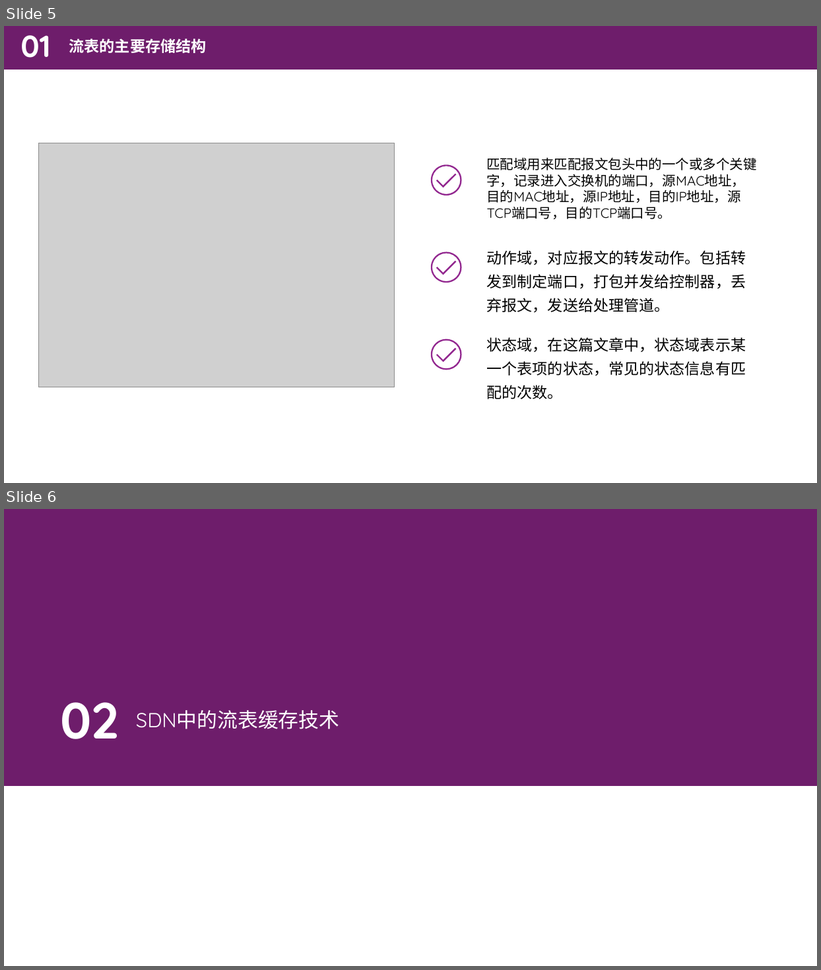
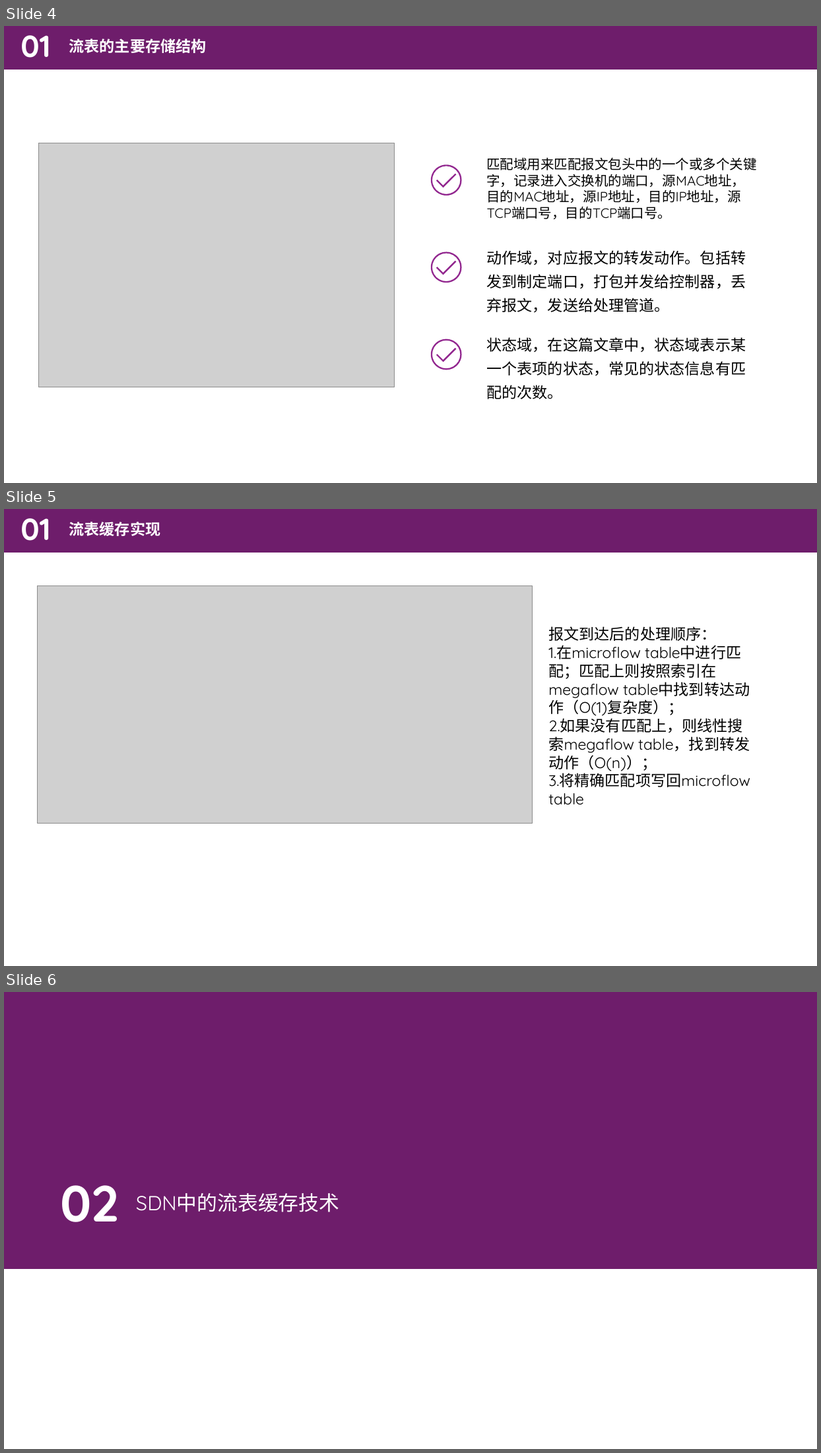
Before and after one commit to zhanghaooo/SDN-homework, a slide deck: homework11_9/SDN流表查询中的cache加速技术调查报告.pptx. Shown one above the other, each under a label of ours: slides 5 and 6 before the commit, slides 4, 5 and 6 after it. The pictures are 821x970 and 821x1453 pixels, drawn with LibreOffice and Linux fonts; fonts in the diff are those of the drawing; grey boxes stand for pictures. Boxes give left, top, right and bottom in pixels: in the first picture for what was removed or moved away, otherwise in the second. Text is boxed around its words. In the diff, an @@ line names an element or a change of style, - is before the commit and + after.

```diff
--- a/homework11_9/SDN流表查询中的cache加速技术调查报告.pptx
+++ b/homework11_9/SDN流表查询中的cache加速技术调查报告.pptx
@@ slide 5 added at <box>4,509,817,966</box>, background #FFFFFF; not listed: 1 template element that a slide beside it also shows @@
@@ text added at <box>20,518,50,541</box>, 36 pt, text #FFFFFF, bold @@
+01
@@ text added at <box>69,522,161,536</box>, 18 pt, text #FFFFFF, bold @@
+流表缓存实现
@@ picture added at <box>38,586,532,823</box> @@
@@ text added at <box>548,626,750,805</box>, 18 pt, text #000000 @@
+报文到达后的处理顺序：
+1.在microflow table中进行匹配；匹配上则按照索引在megaflow table中找到转达动作（O(1)复杂度）；
+2.如果没有匹配上，则线性搜索megaflow table，找到转发动作（O(n)）；
+3.将精确匹配项写回microflow table
@@ what was slide 5 is now slide 4 @@
```
Also in this commit, not shown: 7 slides changed, 17 other slides added, 9 slides removed, 1 other file.
